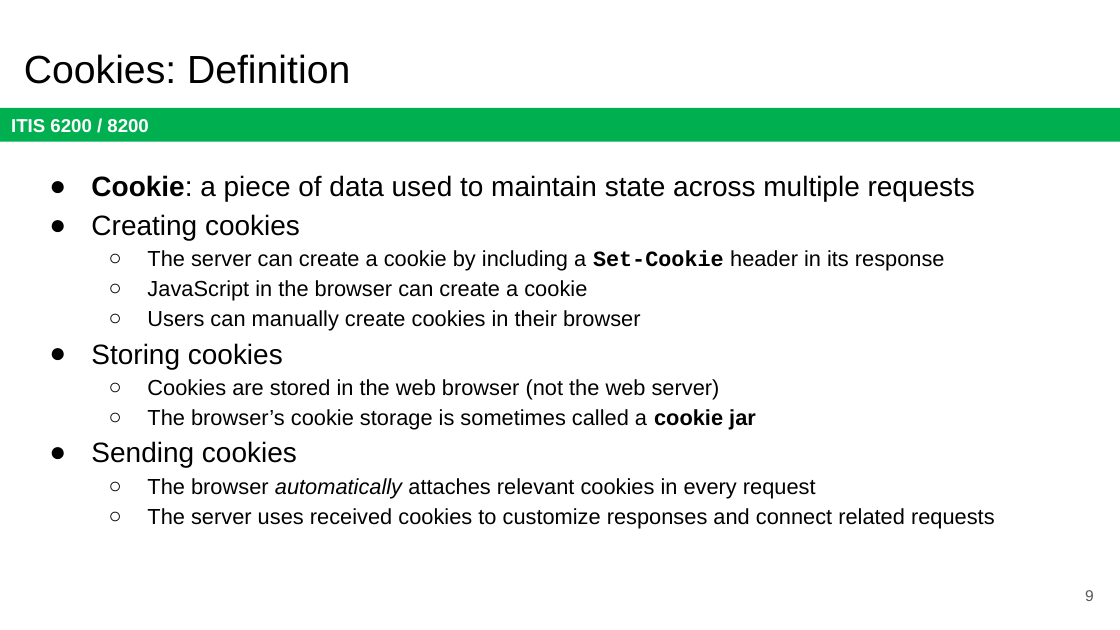
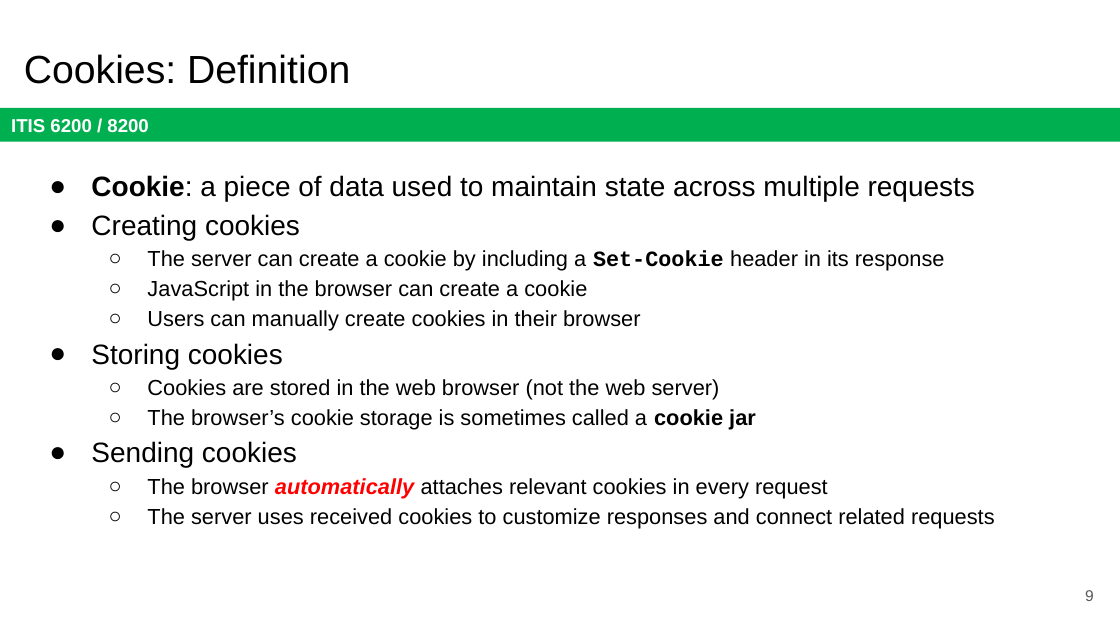
Before and after one commit to jx5c/github.io, a slide deck: slide 9 of teaching/ITIS6200/2023fa/lectures/lec11.pptx. Drawn at 1120x630 pixels with LibreOffice and Linux fonts; fonts in the diff are those of the drawing. Boxes give left, top, right and bottom in pixels: in the first picture for what was removed or moved away, otherwise in the second. Text is boxed around its words. In the diff, an @@ line names an element or a change of style, - is before the commit and + after.

```diff
--- a/teaching/ITIS6200/2023fa/lectures/lec11.pptx
+++ b/teaching/ITIS6200/2023fa/lectures/lec11.pptx
@@ text at (147, 478, 828, 498): text colour #000000 to #FF0000, bold on in "automatically" @@
```
Also in this commit, not shown: 10 other slides changed.
